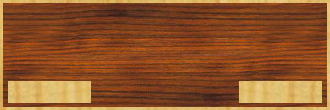
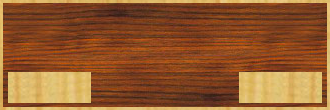
Before/after of a (330, 110) layered artwork. What changed in the layer stack:
painted on "bouttonD" over [239, 72, 322, 83]
painted on "bouttonG" over [8, 72, 91, 83]
